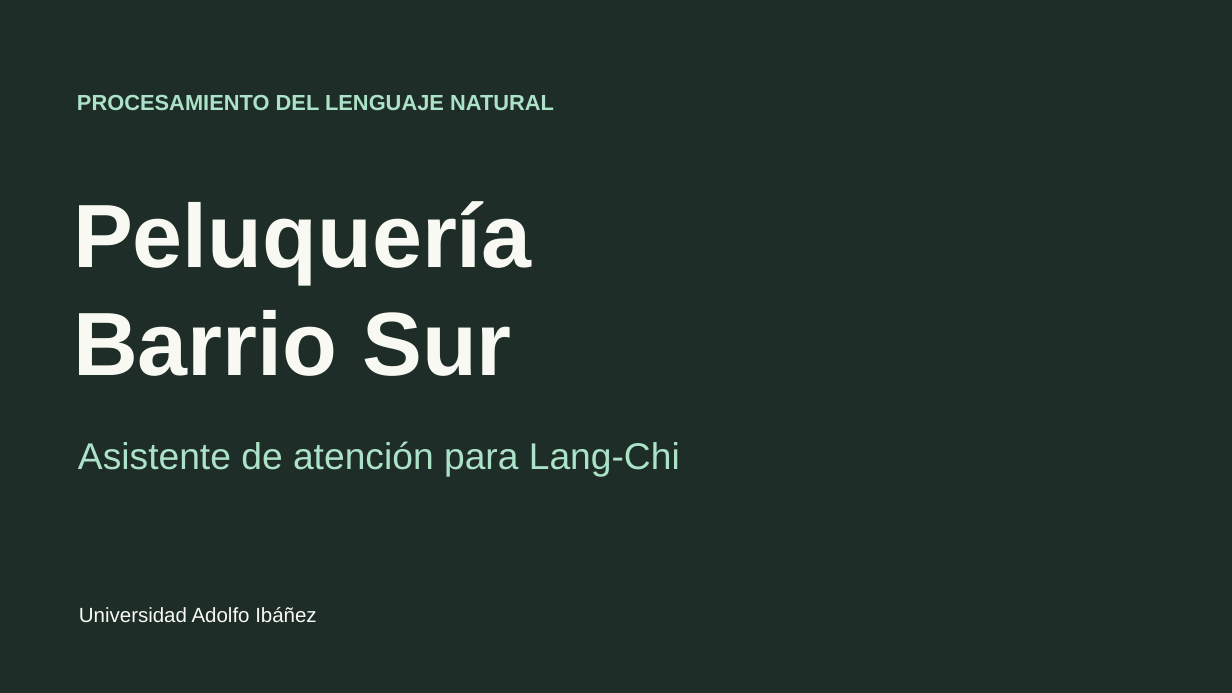
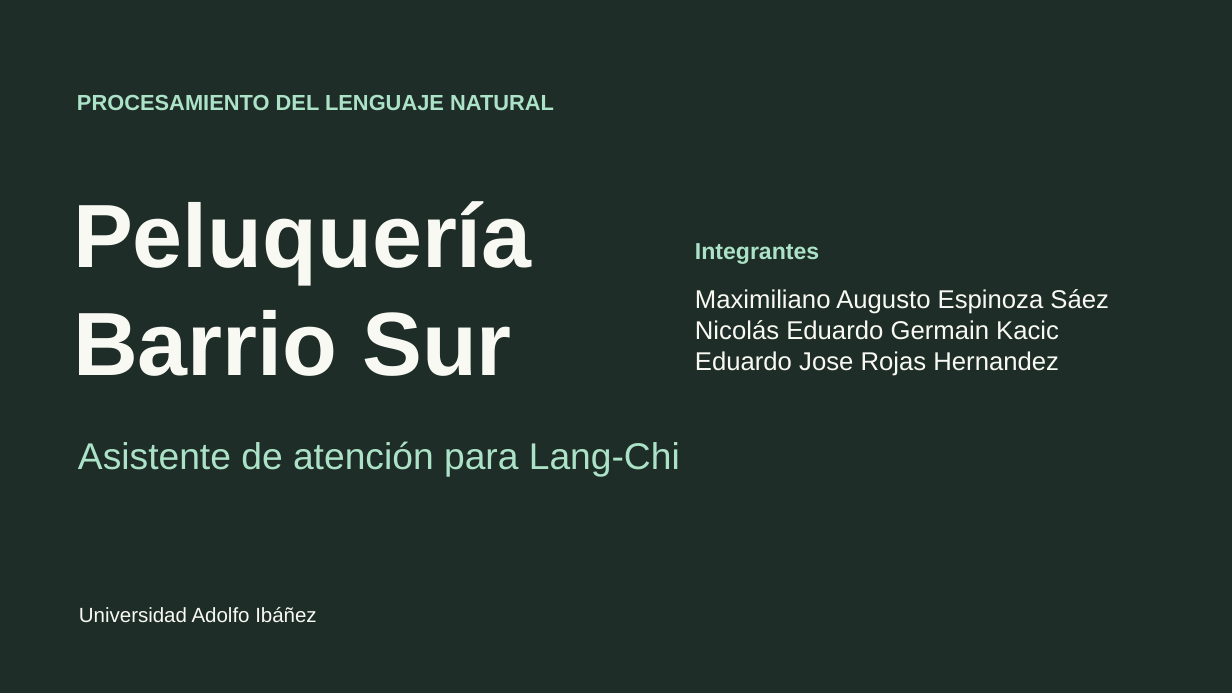
Before and after one commit to skratttt/langchi-peluqueria, a slide deck: slide 1 of presentacion/Defensa_LangChi.pptx. Drawn at 1232x693 pixels with LibreOffice and Linux fonts; fonts in the diff are those of the drawing. Boxes give left, top, right and bottom in pixels: in the first picture for what was removed or moved away, otherwise in the second. Text is boxed around its words. In the diff, an @@ line names an element or a change of style, - is before the commit and + after.

```diff
--- a/presentacion/Defensa_LangChi.pptx
+++ b/presentacion/Defensa_LangChi.pptx
@@ text added at <box>695,243,819,264</box>, 18 pt, text #ACE2C7, bold @@
+Integrantes
@@ text added at <box>695,289,1109,376</box>, 20 pt, text #F9F9F3 @@
+Maximiliano Augusto Espinoza Sáez
+Nicolás Eduardo Germain Kacic
+Eduardo Jose Rojas Hernandez
```
Also in this commit, not shown: 1 other file.
